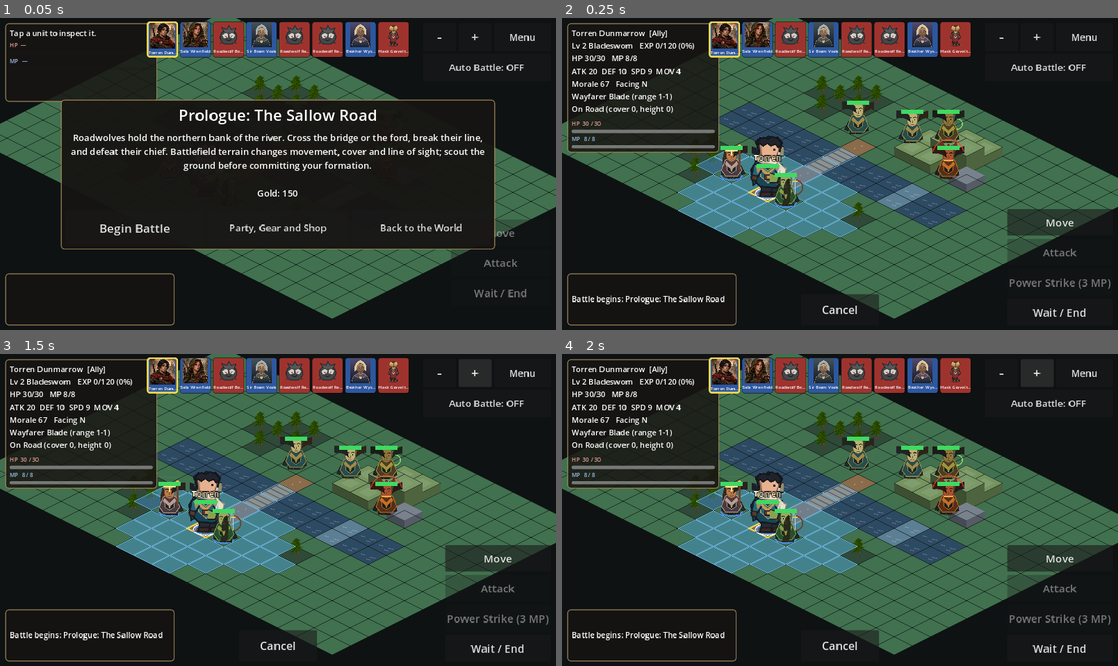
Above: before the commit, frames 1-4 (two rows, left to right).
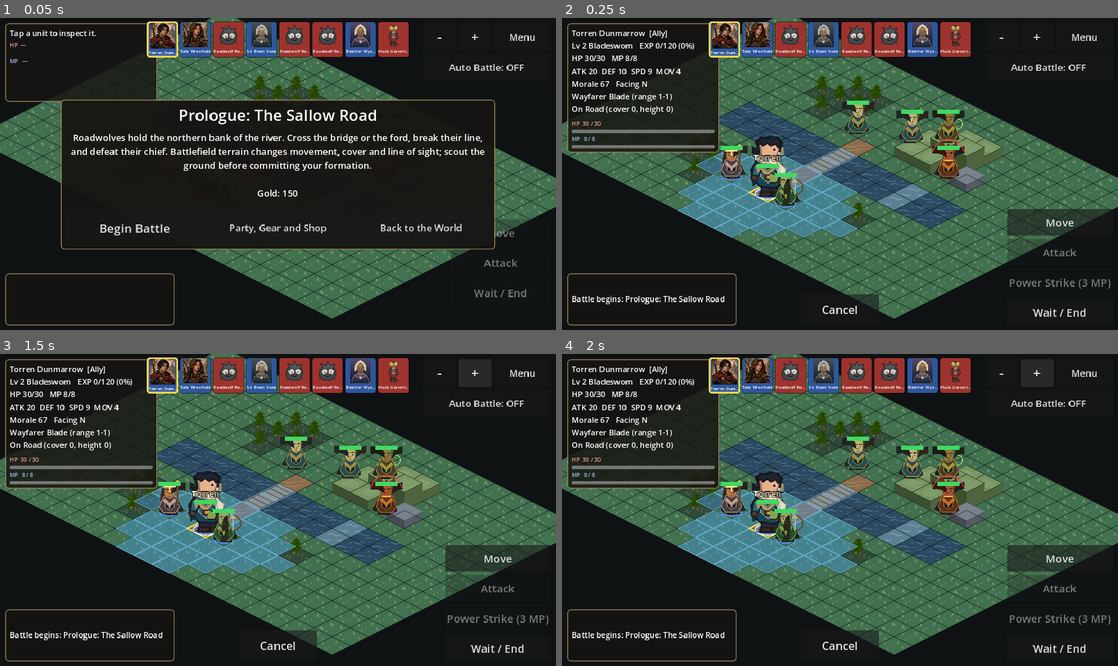
Above: after the commit, the same moments.

Repository: ninjun42215-gif/KindleWake
Game: Godot game, scene res://tests/campaign_continue_lifecycle_test.tscn
Same seed, same stepped clock (60 frames per second), same inputs: the game is played once before the commit and once after it. This scene is started directly instead of the project's main scene.
Inputs:
- Up to frame 1 (0.05 s): no input
- Up to frame 2 (0.25 s): no input
- Up to frame 3 (1.5 s): click "-" at 0.5 s; click "+" at 1.25 s
- Up to frame 4 (2 s): no input

The runs differ from the first frame. In frame 1, 0.7% of the frame differs, in the area x 0-100%, y 0-95%; in frame 2, 2.0%; in frame 3, 2.0%; in frame 4, 2.0%.

Commit message:
Integrate terrain surface atlas into tactical battle rendering

Diff:
--- a/Kindlewake/scripts/ui/battle_scene.gd
+++ b/Kindlewake/scripts/ui/battle_scene.gd
@@ -6,6 +6,7 @@
 const CharacterSheetScript = preload("res://scripts/core/character_sheet.gd")
 const BattleUnitScript = preload("res://scripts/battle/battle_unit.gd")
 const BattleVfxStyleScript = preload("res://scripts/ui/battle_vfx_style.gd")
+const BattlefieldSurfaceStyleScript = preload("res://scripts/ui/battlefield_surface_style.gd")
 const CombatCalcScript = preload("res://scripts/battle/combat_calc.gd")
 const PartyStateScript = preload("res://scripts/core/party_state.gd")
 const PartyScreenScript = preload("res://scripts/ui/party_screen.gd")
@@ -28,6 +29,7 @@
 enum Mode { IDLE, MOVE, ATTACK, SKILL }
 
 var controller: BattleControllerScript = BattleControllerScript.new()
+var battlefield_surface_style = BattlefieldSurfaceStyleScript.new()
 var camera: Camera2D
 var map_center: Vector2 = Vector2.ZERO
 var mode: Mode = Mode.IDLE
@@ -994,7 +996,11 @@
     var top: Vector2 = cell_to_world(cell)
     var h: int = m.height_at(cell)
     var tid: String = m.terrain_id(cell)
-    var col := Color.html(str(m.terrain_def(cell).get("color", "#41714f")))
+    var terrain_data: Dictionary = m.terrain_def(cell)
+    # Act III's legacy "water" cells are traversable shallows; use the ford palette without changing rules.
+    if terrain_data.is_empty() and tid == "water":
+        terrain_data = m.terrain_defs.get("ford", {})
+    var col := Color.html(str(terrain_data.get("color", "#41714f")))
     var hw: float = TILE_W * 0.5
     var hh: float = TILE_H * 0.5
     if h > 0:
@@ -1010,6 +1016,7 @@
         _outline(top, Color(0.05, 0.08, 0.07, 0.6), 1.0)
         return
     draw_colored_polygon(_diamond(top), col.lightened(0.04 * float(h)))
+    var has_surface_detail: bool = battlefield_surface_style.draw_tile(self, tid, top, cell)
     _outline(top, Color(0.05, 0.08, 0.07, 0.55), 1.0)
     match tid:
         "forest":
@@ -1018,11 +1025,12 @@
                 _draw_tree(top + Vector2(9, 1))
         "hill":
             draw_colored_polygon(_diamond(top, 0.55), col.lightened(0.12))
-        "deep_water", "ford":
-            var wave := Color(1, 1, 1, 0.2)
-            draw_line(top + Vector2(-14, -3), top + Vector2(-6, -1), wave, 1.5)
-            draw_line(top + Vector2(2, 3), top + Vector2(12, 5), wave, 1.5)
-            draw_line(top + Vector2(-4, 6), top + Vector2(4, 8), wave, 1.5)
+        "deep_water", "ford", "water":
+            if not has_surface_detail:
+                var wave := Color(1, 1, 1, 0.2)
+                draw_line(top + Vector2(-14, -3), top + Vector2(-6, -1), wave, 1.5)
+                draw_line(top + Vector2(2, 3), top + Vector2(12, 5), wave, 1.5)
+                draw_line(top + Vector2(-4, 6), top + Vector2(4, 8), wave, 1.5)
         "bridge":
             var ex := Vector2(hw, hh) * 0.5
             var ey := Vector2(-hw, hh) * 0.5
@@ -1032,28 +1040,34 @@
             draw_line(top + ex * 0.9 - ey, top + ex * 0.9 + ey, plank.darkened(0.3), 3.0)
             draw_line(top - ex * 0.9 - ey, top - ex * 0.9 + ey, plank.darkened(0.3), 3.0)
         "road":
-            draw_circle(top + Vector2(-6, 2), 1.5, col.lightened(0.2))
-            draw_circle(top + Vector2(7, -2), 1.5, col.lightened(0.2))
+            if not has_surface_detail:
+                draw_circle(top + Vector2(-6, 2), 1.5, col.lightened(0.2))
+                draw_circle(top + Vector2(7, -2), 1.5, col.lightened(0.2))
         "marsh":
-            draw_circle(top + Vector2(-8, 2), 5.0, col.darkened(0.25))
-            draw_circle(top + Vector2(8, -3), 3.0, col.lightened(0.15))
-            draw_line(top + Vector2(-13, -5), top + Vector2(-4, -7), Color(0.75, 0.85, 0.68, 0.55), 1.5)
+            if not has_surface_detail:
+                draw_circle(top + Vector2(-8, 2), 5.0, col.darkened(0.25))
+                draw_circle(top + Vector2(8, -3), 3.0, col.lightened(0.15))
+                draw_line(top + Vector2(-13, -5), top + Vector2(-4, -7), Color(0.75, 0.85, 0.68, 0.55), 1.5)
             Art.draw_prop(self, "reeds", top + Vector2(0, -7), 0.48)
         "snow":
-            draw_line(top + Vector2(-12, -4), top + Vector2(-3, -7), Color(1, 1, 1, 0.65), 2.0)
-            draw_line(top + Vector2(2, 4), top + Vector2(12, 1), Color(1, 1, 1, 0.55), 2.0)
+            if not has_surface_detail:
+                draw_line(top + Vector2(-12, -4), top + Vector2(-3, -7), Color(1, 1, 1, 0.65), 2.0)
+                draw_line(top + Vector2(2, 4), top + Vector2(12, 1), Color(1, 1, 1, 0.55), 2.0)
             Art.draw_prop(self, "frost_pine", top + Vector2(0, -10), 0.44)
         "ash":
-            draw_circle(top + Vector2(-7, 2), 2.0, col.darkened(0.3))
-            draw_circle(top + Vector2(8, -3), 1.5, col.lightened(0.2))
+            if not has_surface_detail:
+                draw_circle(top + Vector2(-7, 2), 2.0, col.darkened(0.3))
+                draw_circle(top + Vector2(8, -3), 1.5, col.lightened(0.2))
             Art.draw_prop(self, "campfire", top + Vector2(0, -7), 0.42)
         "ruins":
-            draw_rect(Rect2(top + Vector2(-10, -5), Vector2(7, 5)), col.darkened(0.35))
-            draw_rect(Rect2(top + Vector2(3, 1), Vector2(8, 4)), col.darkened(0.25))
+            if not has_surface_detail:
+                draw_rect(Rect2(top + Vector2(-10, -5), Vector2(7, 5)), col.darkened(0.35))
+                draw_rect(Rect2(top + Vector2(3, 1), Vector2(8, 4)), col.darkened(0.25))
             Art.draw_prop(self, "column", top + Vector2(0, -8), 0.42)
         "cliff":
-            draw_colored_polygon(_diamond(top, 0.65), col.darkened(0.35))
-            draw_line(top + Vector2(-10, -2), top + Vector2(5, -7), col.lightened(0.2), 2.0)
+            if not has_surface_detail:
+                draw_colored_polygon(_diamond(top, 0.65), col.darkened(0.35))
+                draw_line(top + Vector2(-10, -2), top + Vector2(5, -7), col.lightened(0.2), 2.0)
             Art.draw_prop(self, "crystals", top + Vector2(0, -8), 0.42)
 
 
